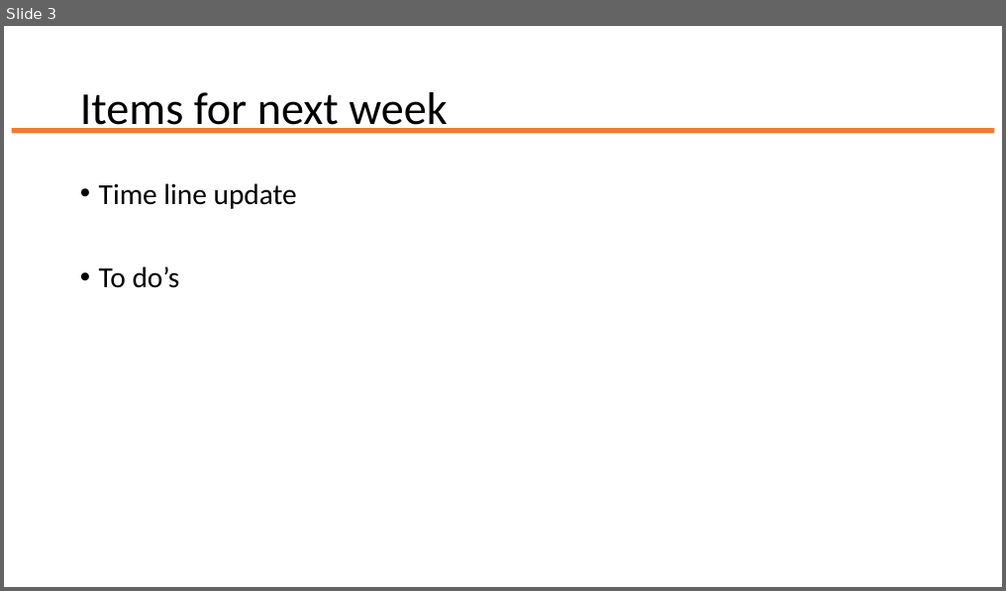
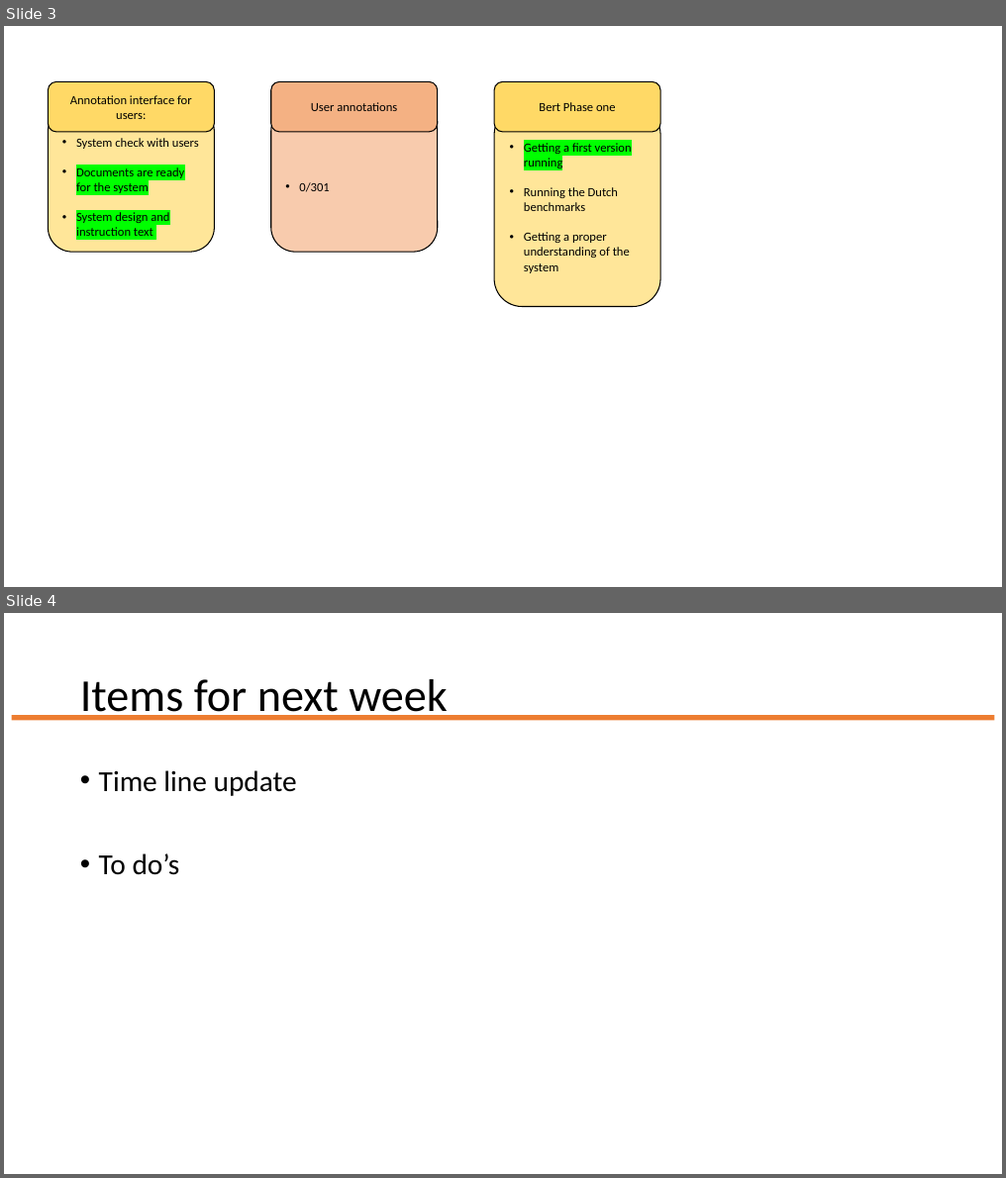
Before and after one commit to JesherA/AcExSy, a slide deck: Supporting_files/Weekly_thesis_meeting.pptx. Shown one above the other, each under a label of ours: slide 3 before the commit, slides 3 and 4 after it. The pictures are 1006x591 and 1006x1178 pixels, drawn with LibreOffice and Linux fonts; fonts in the diff are those of the drawing. Boxes give left, top, right and bottom in pixels: in the first picture for what was removed or moved away, otherwise in the second. Text is boxed around its words. In the diff, an @@ line names an element or a change of style, - is before the commit and + after.

```diff
--- a/Supporting_files/Weekly_thesis_meeting.pptx
+++ b/Supporting_files/Weekly_thesis_meeting.pptx
@@ slide 3 added at [4,26,1002,587], background #FFFFFF @@
@@ rounded rectangle added at [49,82,214,132], fill #FFD966, outline #000000 1 pt, 12 pt, text #000000 @@
+Annotation interface for users:
@@ rounded rectangle added at [271,82,438,132], fill #F4B183, outline #000000 1 pt, 12 pt, text #000000 @@
+User annotations
@@ rounded rectangle added at [494,82,660,132], fill #FFD966, outline #000000 1 pt, 12 pt, text #000000 @@
+Bert Phase one
@@ rounded rectangle added at [49,107,214,252], fill #FFE699, outline #000000 1 pt, 12 pt, text #000000 @@
+• System check with users
+• Documents are ready for the system
+• System design and instruction text
@@ rounded rectangle added at [271,107,438,252], fill #F8CBAD, outline #000000 1 pt, 12 pt, text #000000 @@
+• 0/301
@@ rounded rectangle added at [494,107,660,307], fill #FFE699, outline #000000 1 pt, 12 pt, text #000000 @@
+• Getting a first version running
+• Running the Dutch benchmarks
+• Getting a proper understanding of the system
@@ what was slide 3 is now slide 4 @@
```
Also in this commit, not shown: 2 slides changed, 1 other file.
